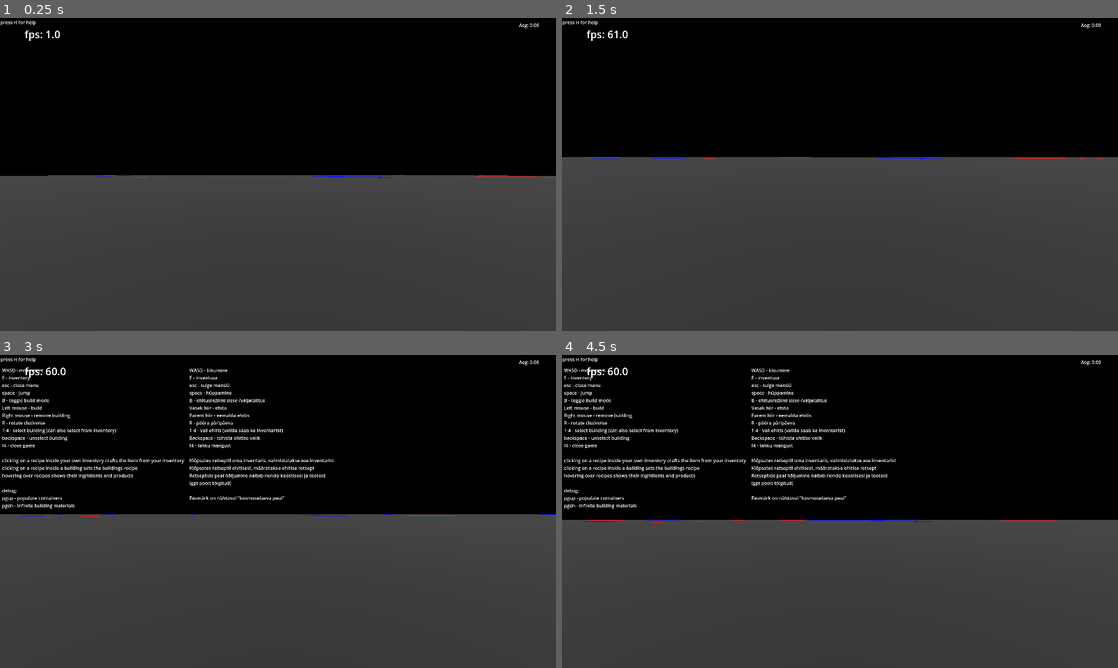
Above: before the commit, frames 1-4 (two rows, left to right).
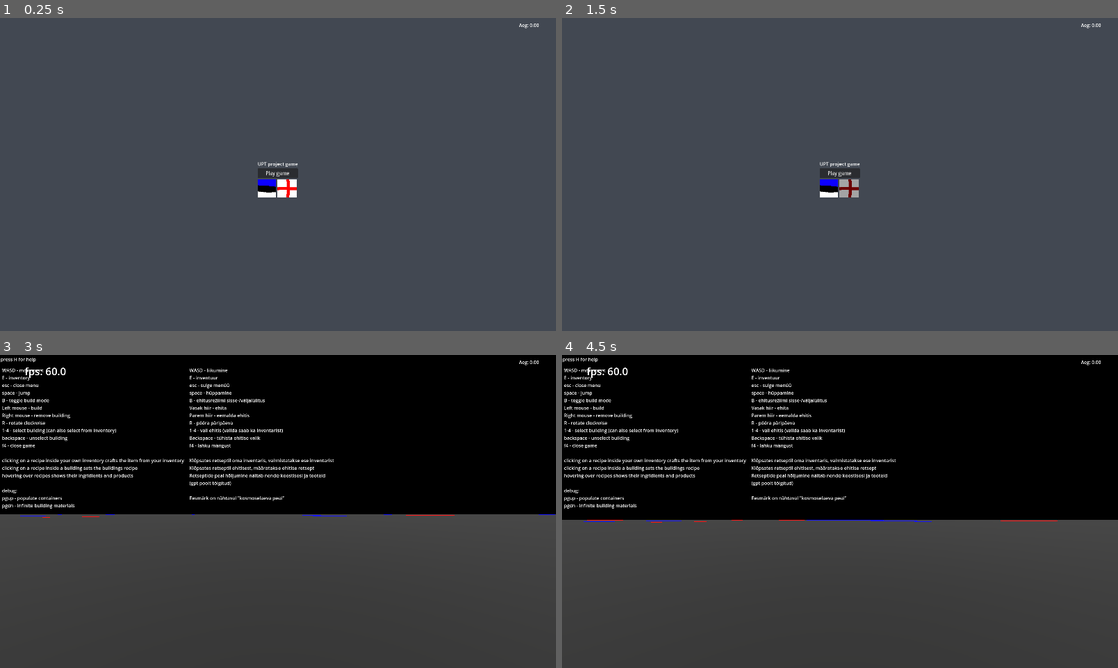
Above: after the commit, the same moments.

Repository: Tinigame/UPT-game-project
Game: Godot game, scene res://Scenes/world.tscn
The game is run twice, just before and just after one commit, with the same random seed, the same clock (stepped at 60 frames per second) and the same inputs.
Inputs (mouse positions are in pixels of both pictures, inside the frame that each line leads up to):
- Up to frame 1 (0.25 s): no input
- Up to frame 2 (1.5 s): click (828, 187) at 0.52 s; click (851, 187) at 1.27 s
- Up to frame 3 (3 s): click (278, 511) at 2 s, where only the run after the commit has a clickable "Play game"; tap H (help_menu) at 2.75 s; move the mouse to (305, 511) at 2.77 s; tap A (A) at 2.85 s; click (305, 511) at 2.92 s
- Up to frame 4 (4.5 s): tap D (D) at 3.05, 3.6 s; tap H (help_menu) at 3.5, 4.25 s; move the mouse to (812, 511) at 3.52 s; click (812, 511) at 3.67 s; tap S (S) at 3.8, 4.35 s; move the mouse to (851, 505) at 4.27 s; click (851, 505) at 4.42 s

The runs differ from the first frame. In frame 1, 58% of the frame differs, in the area x 0-100%, y 0-100%; in frame 2, 58%; in frame 3, less than 0.1%; in frame 4, less than 0.1%.

Commit message:
Thar be menu and language select

Diff:
--- a/Scenes/main_menu.tscn
+++ b/Scenes/main_menu.tscn
@@ -1,6 +1,14 @@
-[gd_scene load_steps=2 format=3 uid="uid://qg7mgeqdek0x"]
+[gd_scene load_steps=8 format=3 uid="uid://qg7mgeqdek0x"]
 
 [ext_resource type="Script" uid="uid://cxfymy4srn7bb" path="res://Scenes/playbutton.gd" id="1_28flt"]
+[ext_resource type="Script" uid="uid://d2cpwj3g0nlwg" path="res://Scripts/main_menu.gd" id="1_48xlc"]
+[ext_resource type="Texture2D" uid="uid://c03jf5xa0axaa" path="res://Assets/Textures/Eesti.png" id="3_ce3w2"]
+[ext_resource type="Texture2D" uid="uid://c6vly42ssn4ul" path="res://Assets/Textures/English.png" id="4_n45e2"]
+[ext_resource type="Texture2D" uid="uid://boehdw36wqxyw" path="res://Assets/Textures/Eesti_pressed.png" id="4_opfnp"]
+[ext_resource type="Texture2D" uid="uid://bdlciwakor6rv" path="res://Assets/Textures/English_pressed.png" id="6_cp0ys"]
+
+[sub_resource type="StyleBoxFlat" id="StyleBoxFlat_48xlc"]
+bg_color = Color(0.25828254, 0.2836502, 0.3202662, 1)
 
 [node name="MainMenu" type="CenterContainer"]
 anchors_preset = 15
@@ -8,21 +16,53 @@
 anchor_bottom = 1.0
 grow_horizontal = 2
 grow_vertical = 2
+script = ExtResource("1_48xlc")
 
-[node name="VBoxContainer" type="VBoxContainer" parent="."]
-layout_mode = 2
+[node name="CanvasLayer" type="CanvasLayer" parent="."]
 
-[node name="Label" type="Label" parent="VBoxContainer"]
+[node name="Panel" type="Panel" parent="CanvasLayer"]
+anchors_preset = 15
+anchor_right = 1.0
+anchor_bottom = 1.0
+grow_horizontal = 2
+grow_vertical = 2
+size_flags_horizontal = 3
+size_flags_vertical = 3
+theme_override_styles/panel = SubResource("StyleBoxFlat_48xlc")
+
+[node name="VBoxContainer" type="VBoxContainer" parent="CanvasLayer"]
+offset_left = 891.0
+offset_top = 493.0
+offset_right = 1028.0
+offset_bottom = 586.0
+
+[node name="Label" type="Label" parent="CanvasLayer/VBoxContainer"]
 layout_mode = 2
 text = "UPT project game"
 
-[node name="Playbutton" type="Button" parent="VBoxContainer"]
+[node name="Playbutton" type="Button" parent="CanvasLayer/VBoxContainer"]
 layout_mode = 2
 text = "Play game"
 script = ExtResource("1_28flt")
 
-[node name="Tutorialbutton" type="Button" parent="VBoxContainer"]
+[node name="Tutorialbutton" type="Button" parent="CanvasLayer/VBoxContainer"]
+visible = false
 layout_mode = 2
 text = "Tutorial"
 
-[connection signal="pressed" from="VBoxContainer/Playbutton" to="VBoxContainer/Playbutton" method="_on_pressed"]
+[node name="HBoxContainer" type="HBoxContainer" parent="CanvasLayer/VBoxContainer"]
+layout_mode = 2
+
+[node name="estonian" type="TextureButton" parent="CanvasLayer/VBoxContainer/HBoxContainer"]
+layout_mode = 2
+toggle_mode = true
+texture_normal = ExtResource("3_ce3w2")
+texture_pressed = ExtResource("4_opfnp")
+
+[node name="english" type="TextureButton" parent="CanvasLayer/VBoxContainer/HBoxContainer"]
+layout_mode = 2
+toggle_mode = true
+texture_normal = ExtResource("4_n45e2")
+texture_pressed = ExtResource("6_cp0ys")
+
+[connection signal="pressed" from="CanvasLayer/VBoxContainer/Playbutton" to="CanvasLayer/VBoxContainer/Playbutton" method="_on_pressed"]
--- a/Scenes/playbutton.gd
+++ b/Scenes/playbutton.gd
@@ -2,4 +2,4 @@
 
 #makes game begin
 func _on_pressed() -> void:
-	get_tree().change_scene_to_file("res://Scenes/world.tscn")
+	pass
--- a/Scenes/world.tscn
+++ b/Scenes/world.tscn
@@ -1,5 +1,6 @@
-[gd_scene load_steps=8 format=3 uid="uid://cvlfsbayttnbq"]
+[gd_scene load_steps=9 format=3 uid="uid://cvlfsbayttnbq"]
 
+[ext_resource type="PackedScene" uid="uid://qg7mgeqdek0x" path="res://Scenes/main_menu.tscn" id="1_8j60k"]
 [ext_resource type="Script" uid="uid://4xjf73360oqy" path="res://Scripts/ore_generator.gd" id="3_8j60k"]
 [ext_resource type="Script" uid="uid://dtsxa10gk8wf5" path="res://Scenes/help.gd" id="3_fo5ed"]
 [ext_resource type="PackedScene" uid="uid://moegk404igb4" path="res://Scenes/player_ui.tscn" id="5_5ukr8"]
@@ -27,6 +28,8 @@
 size = Vector3(1000, 1, 1000)
 
 [node name="World" type="Node3D"]
+
+[node name="MainMenu" parent="." instance=ExtResource("1_8j60k")]
 
 [node name="DirectionalLight3D" type="DirectionalLight3D" parent="."]
 transform = Transform3D(0.436912, -0.876291, -0.203032, 0, -0.225716, 0.974193, -0.899504, -0.425636, -0.0986179, 0, 3.51138, 0)
--- a/Scripts/autoload/Item_database.gd
+++ b/Scripts/autoload/Item_database.gd
@@ -5,6 +5,7 @@
 
 
 func _ready():
+
 	_load_items_from("res://Resources/items")
 
 	#for name in items.keys():
--- a/Scripts/autoload/Recipe_database.gd
+++ b/Scripts/autoload/Recipe_database.gd
@@ -7,6 +7,7 @@
 }
 
 func _ready():
+
 	_load_recipes_from("res://Resources/recipes")
 
 	for cat in recipes.keys():
--- a/Scripts/autoload/player_UI.gd
+++ b/Scripts/autoload/player_UI.gd
@@ -21,6 +21,7 @@
 
 func _ready() -> void:
 	self.hide()
+
 	recipe_tabs.tab_changed.connect(_on_tab_container_tab_changed)
 	_connect_recipe_list_signals()
 
--- /dev/null
+++ b/Scripts/main_menu.gd
@@ -0,0 +1,33 @@
+extends CenterContainer
+
+@onready var playbutton: Button = $CanvasLayer/VBoxContainer/Playbutton
+@onready var estonian_button: TextureButton = $CanvasLayer/VBoxContainer/HBoxContainer/estonian
+@onready var english_button: TextureButton = $CanvasLayer/VBoxContainer/HBoxContainer/english
+
+func _ready() -> void:
+	playbutton.pressed.connect(start_game)
+
+	estonian_button.pressed.connect(change_language_to_et)
+	english_button.pressed.connect(change_language_to_en)
+
+	var bgroup = ButtonGroup.new()
+
+	estonian_button.toggle_mode = true
+	english_button.toggle_mode = true
+
+	estonian_button.button_group = bgroup
+	english_button.button_group = bgroup
+
+
+	Input.mouse_mode = Input.MOUSE_MODE_VISIBLE
+
+func start_game():
+	print("we gamed")
+	Input.mouse_mode = Input.MOUSE_MODE_CAPTURED
+	get_child(0).hide()
+
+func change_language_to_et():
+	TranslationServer.set_locale("et")
+
+func change_language_to_en():
+	TranslationServer.set_locale("en")
Binary file added: Assets/Textures/Eesti.png
Not shown, added: Assets/Textures/Eesti.png.import
Binary file added: Assets/Textures/Eesti_pressed.png
Not shown, added: Assets/Textures/Eesti_pressed.png.import
Binary file added: Assets/Textures/English.png
Not shown, added: Assets/Textures/English.png.import
Binary file added: Assets/Textures/English_pressed.png
Not shown, added: Assets/Textures/English_pressed.png.import
Not shown, added: Scripts/main_menu.gd.uid
